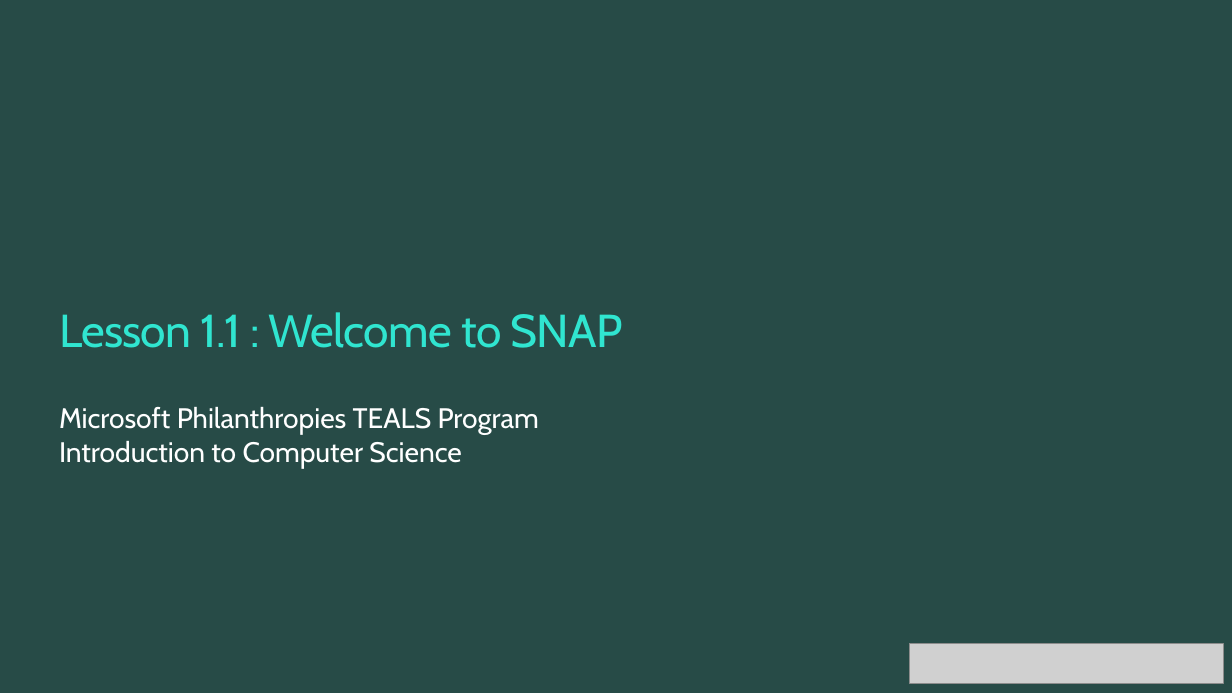
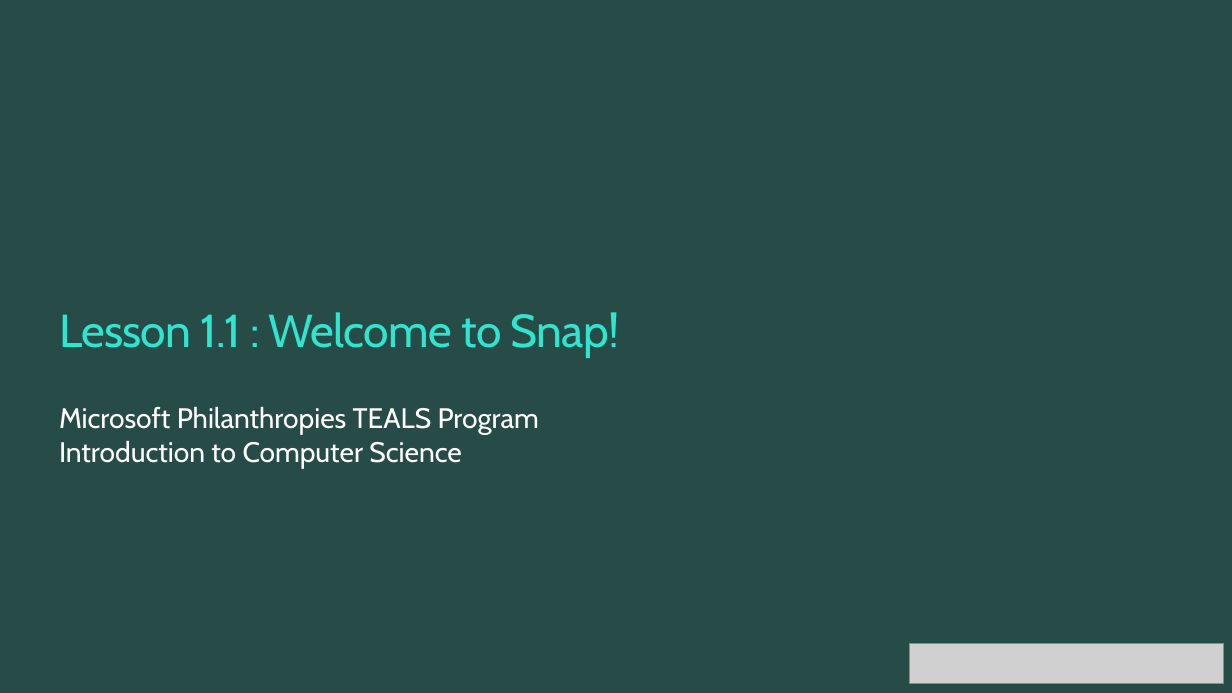
Before and after one commit to TEALSK12/introduction-to-computer-science, a slide deck: slide 1 of slidedecks/TEALS SNAP 1.1.pptx. Drawn at 1232x693 pixels with LibreOffice and Linux fonts; fonts in the diff are those of the drawing; grey boxes stand for pictures; background and template pictures are left out. Boxes give left, top, right and bottom in pixels: in the first picture for what was removed or moved away, otherwise in the second. Text is boxed around its words. In the diff, an @@ line names an element or a change of style, - is before the commit and + after.

```diff
--- a/slidedecks/TEALS SNAP 1.1.pptx
+++ b/slidedecks/TEALS SNAP 1.1.pptx
@@ title at [59,312,620,358]: text changed @@
-Lesson 1.1 : Welcome to SNAP
+Lesson 1.1 : Welcome to Snap!
```
Also in this commit, not shown: 8 other slides changed, 1 slide added, 2 slides removed, 18 other files.
